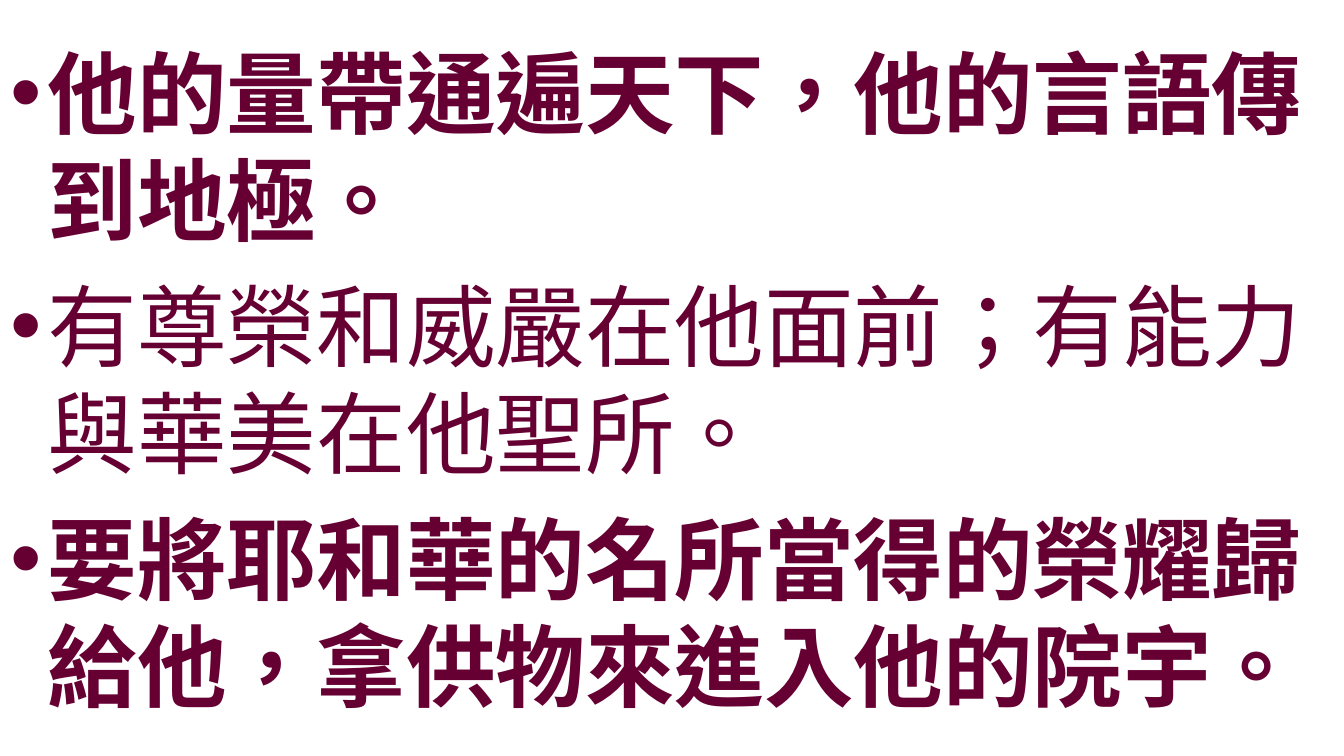
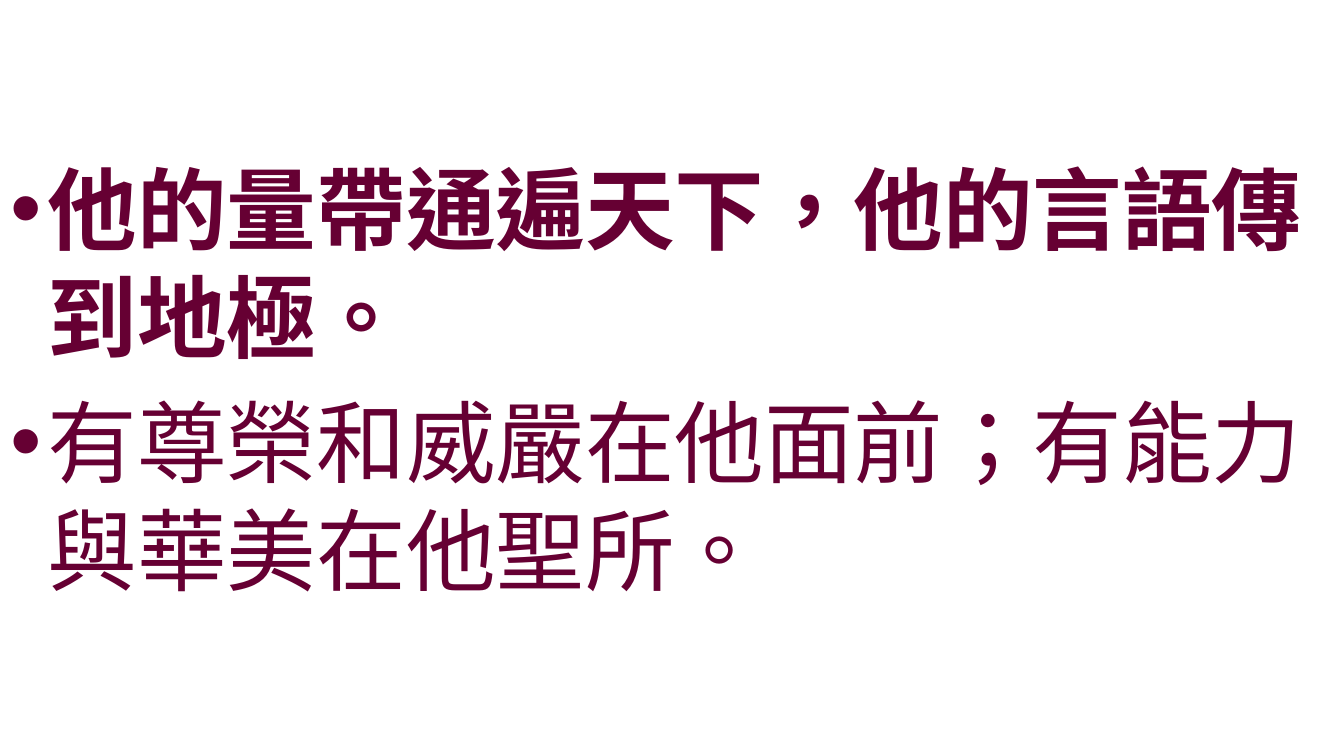
Before and after one commit to batisuoc/worship-resources, a slide deck: slide 3 of 1榮耀無限.pptx. Drawn at 1344x756 pixels with LibreOffice and Linux fonts; fonts in the diff are those of the drawing; background and template pictures are left out. Boxes give left, top, right and bottom in pixels: in the first picture for what was removed or moved away, otherwise in the second. Text is boxed around its words. In the diff, an @@ line names an element or a change of style, - is before the commit and + after.

```diff
--- a/1榮耀無限.pptx
+++ b/1榮耀無限.pptx
@@ text at [48,516,1302,708]: paragraph removed @@
-• 要將耶和華的名所當得的榮耀歸給他，拿供物來進入他的院宇。
```
Also in this commit, not shown: 1 other slide changed, 1 slide added, 1 other file.
